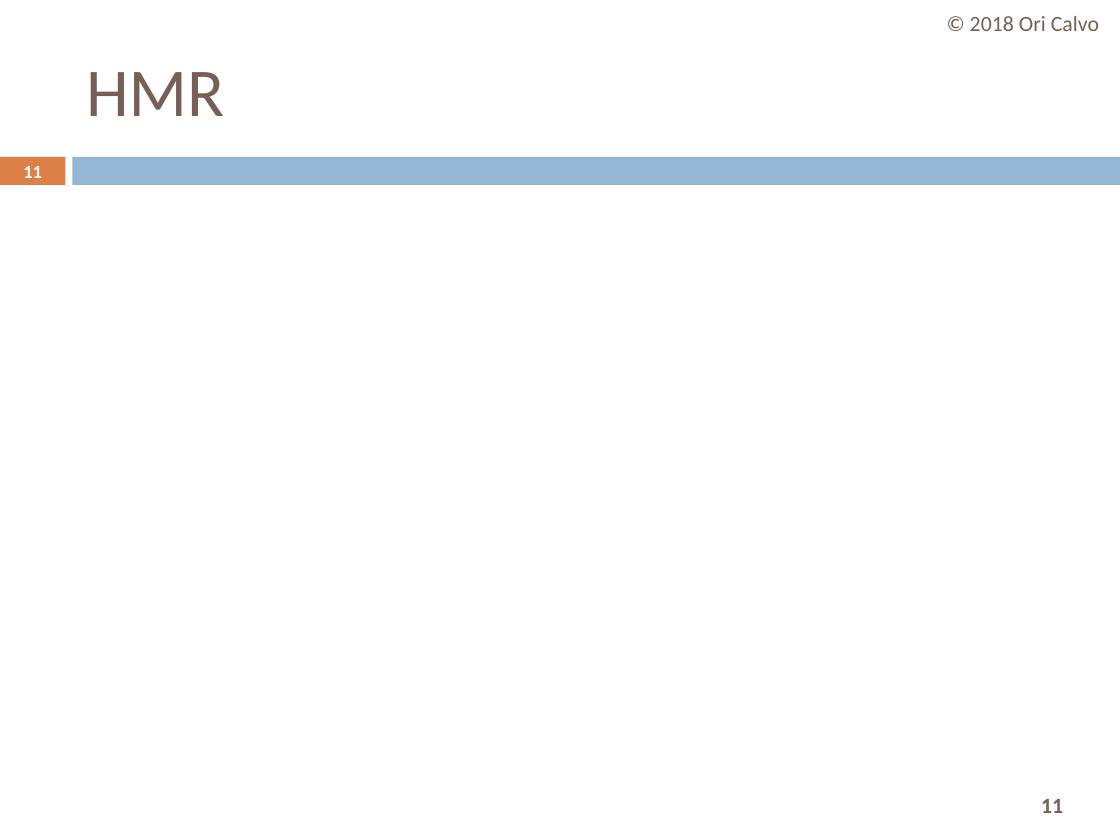
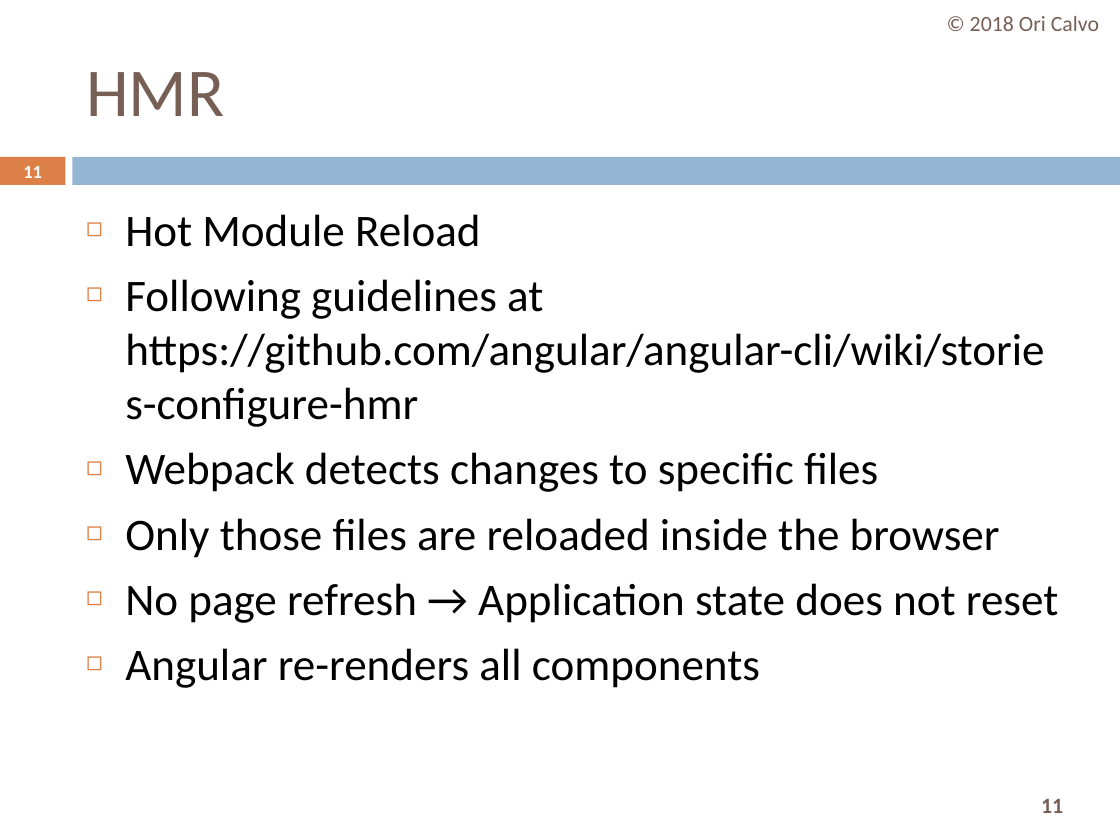
Before and after one commit to oricalvo/meetup-optimizing-angular, a slide deck: slide 11 of Optimizing Angular.pptx. Drawn at 1120x840 pixels with LibreOffice and Linux fonts; fonts in the diff are those of the drawing; background and template pictures are left out. Boxes give left, top, right and bottom in pixels: in the first picture for what was removed or moved away, otherwise in the second. Text is boxed around its words. In the diff, an @@ line names an element or a change of style, - is before the commit and + after.

```diff
--- a/Optimizing Angular.pptx
+++ b/Optimizing Angular.pptx
@@ text added at [125, 214, 1059, 688], 29 pt, text #000000 @@
+◻ Hot Module Reload
+◻ Following guidelines at https://github.com/angular/angular-cli/wiki/stories-configure-hmr
+◻ Webpack detects changes to specific files
+◻ Only those files are reloaded inside the browser
+◻ No page refresh → Application state does not reset
+◻ Angular re-renders all components
```
Also in this commit, not shown: 33 other files.
